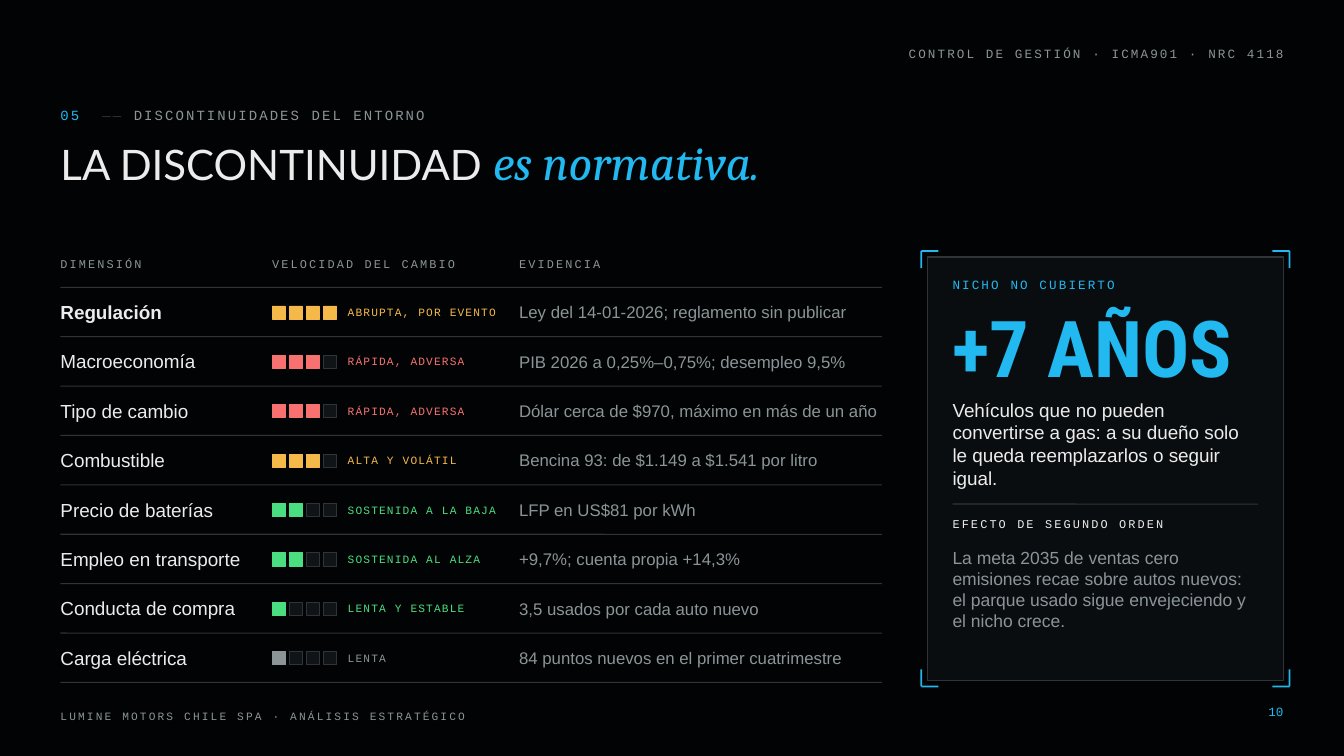
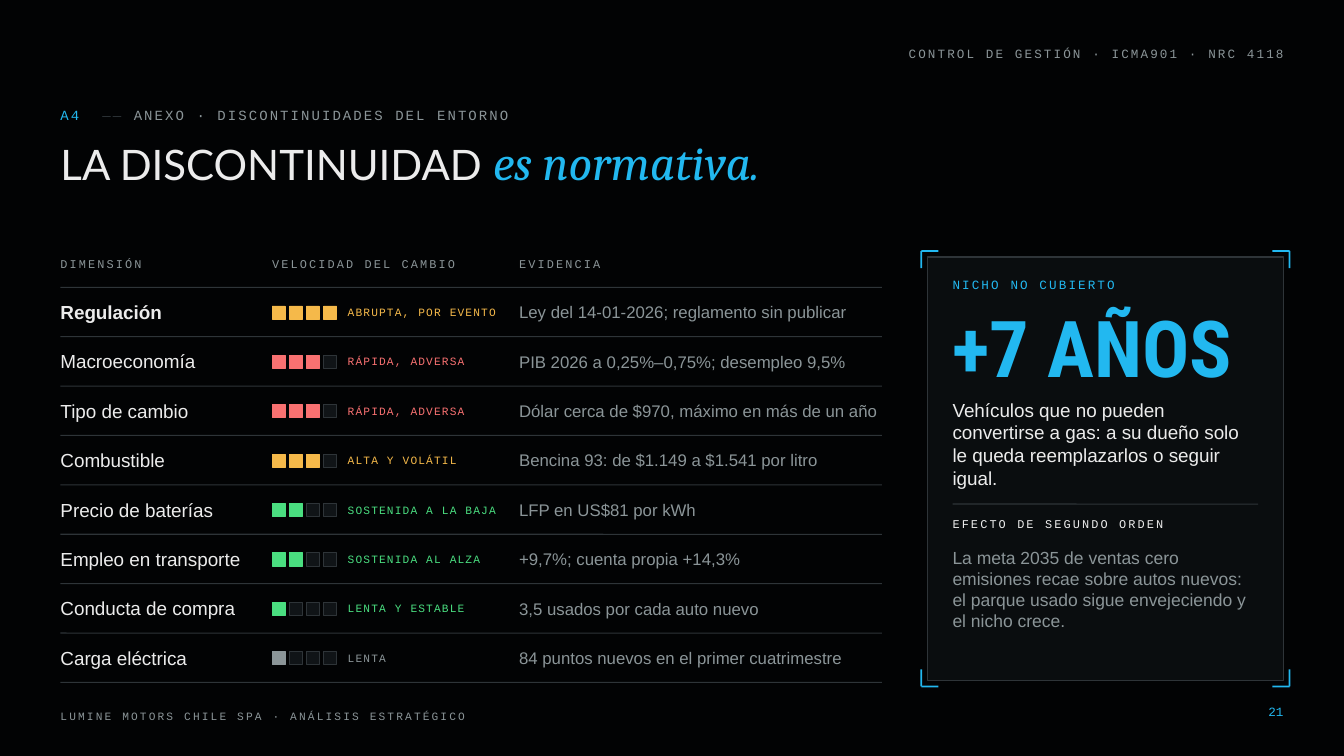
Before and after one commit to diegoaam0109-ux/lumine, a slide deck: slide 21 of control-de-gestion/Lumine_Analisis_Estrategico_Control_de_Gestion.pptx (slide 10 before the commit). Drawn at 1344x756 pixels with LibreOffice and Linux fonts; fonts in the diff are those of the drawing; background and template pictures are left out. Boxes give left, top, right and bottom in pixels: in the first picture for what was removed or moved away, otherwise in the second. Text is boxed around its words. In the diff, an @@ line names an element or a change of style, - is before the commit and + after.

```diff
--- a/control-de-gestion/Lumine_Analisis_Estrategico_Control_de_Gestion.pptx
+++ b/control-de-gestion/Lumine_Analisis_Estrategico_Control_de_Gestion.pptx
@@ text at (60,110,508,120): text changed @@
-05 —— DISCONTINUIDADES DEL ENTORNO
+A4 —— ANEXO · DISCONTINUIDADES DEL ENTORNO
@@ page number at (1268,707,1283,716): text changed @@
-10
+21
```
Also in this commit, not shown: 9 other slides changed, 1 slide added, 1 slide removed, 6 other files.
